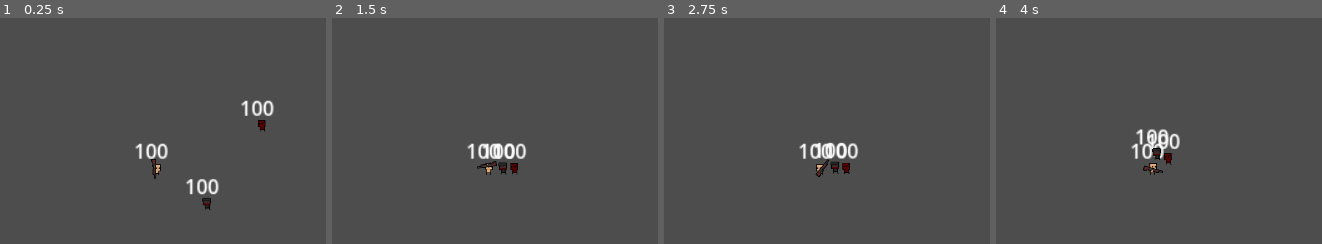
Above: before the commit, frames 1-4 (left to right).
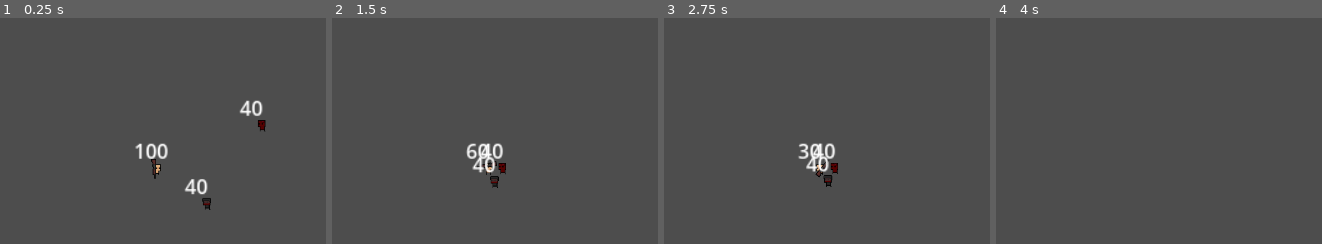
Above: after the commit, the same moments.

Repository: Uhboer/deffusion
Game: Godot game, scene res://scenes/world.tscn
Same seed, same stepped clock (60 frames per second), same inputs: the game is played once before the commit and once after it.
Inputs (mouse positions are in pixels of both pictures, inside the frame that each line leads up to):
- Up to frame 1 (0.25 s): no input
- Up to frame 2 (1.5 s): move the mouse to (outside the picture) at 0.52 s; tap A (A) at 0.6 s; tap D (D) at 0.8, 1.35 s; move the mouse to (outside the picture) at 1.27 s
- Up to frame 3 (2.75 s): tap S (S) at 1.55, 2.1 s; move the mouse to (901, 67) at 2.02 s; tap A (A) at 2.3 s
- Up to frame 4 (4 s): move the mouse to (outside the picture) at 2.77 s; tap A (A) at 2.85 s; tap D (D) at 3.05, 3.6 s; tap Enter at 3.5 s; move the mouse to (outside the picture) at 3.52 s; tap S (S) at 3.8 s

The runs differ from the first frame. In frame 1, 0.7% of the frame differs, in the area x 56-85%, y 36-79%; in frame 2, 1.4%; in frame 3, 1.4%; in frame 4, 1.4%, in the area x 41-57%, y 49-70%.

Commit message:
tweak: now zombie deal damage to player

Diff:
--- a/scenes/Mobs/topZombie/topZombie.tscn
+++ b/scenes/Mobs/topZombie/topZombie.tscn
@@ -92,6 +92,9 @@
 [sub_resource type="CircleShape2D" id="CircleShape2D_7jfou"]
 radius = 146.031
 
+[sub_resource type="RectangleShape2D" id="RectangleShape2D_fux0m"]
+size = Vector2(16, 16)
+
 [node name="topZombie" type="CharacterBody2D"]
 script = ExtResource("1_p6jj8")
 
@@ -116,4 +119,11 @@
 offset_bottom = -2.0
 text = "1488"
 
+[node name="attackZone2" type="Area2D" parent="."]
+
+[node name="CollisionShape2D" type="CollisionShape2D" parent="attackZone2"]
+shape = SubResource("RectangleShape2D_fux0m")
+
 [connection signal="body_entered" from="detectZone" to="." method="_on_detect_zone_body_entered"]
+[connection signal="body_entered" from="attackZone2" to="." method="_on_attack_zone_2_body_entered"]
+[connection signal="body_exited" from="attackZone2" to="." method="_on_attack_zone_2_body_exited"]
--- a/scenes/Mobs/topZombie/top_zombie.gd
+++ b/scenes/Mobs/topZombie/top_zombie.gd
@@ -1,38 +1,53 @@
 extends CharacterBody2D
-
 @onready var anim = $AnimatedSprite2D
+@onready var attack_zone = $attackZone2/CollisionShape2D
 const SPEED = 200.0
+var alive = true
+var health = 40
+var damage = 10
 var chase = false
-var alive = true
-var health = 100.0
+var attack = true
 var armor = 0.2
 
 func _physics_process(delta: float) -> void:
+	if not alive:
+		return
 	var player = $"../../player"
-	var direction = (player.position - self.position).normalized()
-
-	$Label.text = str(int(health))
-
-	if alive == true:
-		if direction.x < 0:
-			anim.flip_h = true
-		else:
-			anim.flip_h = false
-
-		if chase == true:
-			anim.play("Run")
-			velocity = direction * SPEED
-
+	if player:
+		var direction = (player.position - self.position).normalized()
+		$Label.text = str(health)
+		if alive == true:
+			if direction.x < 0:
+				anim.flip_h = true
+			else:
+				anim.flip_h = false
+			if chase == true:
+				anim.play("Run")
+				velocity = direction * SPEED
 	death()
 	move_and_slide()
-
 func death():
 	if health <= 0:
 		#TODO ебануть анимацию
-		# await anim.animation_finish
+		# await anim.animation_finis
+		alive = false
 		queue_free() #затычка
-		alive = false
 
 func _on_detect_zone_body_entered(body: Node2D) -> void:
 	if body.name == "player":
 		chase = true
+
+func _on_attack_zone_2_body_entered(body: Node2D) -> void:
+	if body.name == "player":
+		while is_instance_valid(body) and body.alive:
+			attack = true
+			body.health -= damage
+			attack_zone.disabled = true
+			await get_tree().create_timer(1).timeout
+			attack_zone.disabled = false
+			if attack == false:
+				break
+
+func _on_attack_zone_2_body_exited(body: Node2D) -> void:
+	if body.name == "player":
+		attack = false
--- a/scenes/Mobs/zombie/zombie.gd
+++ b/scenes/Mobs/zombie/zombie.gd
@@ -1,37 +1,53 @@
 extends CharacterBody2D
-
+class_name Zombie
 @onready var anim = $AnimatedSprite2D
+@onready var attack_zone = $attackZone/CollisionShape2D
 const SPEED = 200.0
+var alive = true
+var health = 40
+var damage = 10
 var chase = false
-var alive = true
-var health = 100
+var attack = true
 
 func _physics_process(delta: float) -> void:
+	if not alive:
+		return
 	var player = $"../../player"
-	var direction = (player.position - self.position).normalized()
-
-	$Label.text = str(health)
-
-	if alive == true:
-		if direction.x < 0:
-			anim.flip_h = true
-		else:
-			anim.flip_h = false
-
-		if chase == true:
-			anim.play("Run")
-			velocity = direction * SPEED
-
+	if player:
+		var direction = (player.position - self.position).normalized()
+		$Label.text = str(health)
+		if alive == true:
+			if direction.x < 0:
+				anim.flip_h = true
+			else:
+				anim.flip_h = false
+			if chase == true:
+				anim.play("Run")
+				velocity = direction * SPEED
 	death()
 	move_and_slide()
-
 func death():
 	if health <= 0:
 		#TODO ебануть анимацию
-		# await anim.animation_finish
+		# await anim.animation_finis
+		alive = false
 		queue_free() #затычка
-		alive = false
 
 func _on_detect_zone_body_entered(body: Node2D) -> void:
 	if body.name == "player":
 		chase = true
+
+func _on_attack_zone_body_entered(body: Node2D) -> void:
+	if body.name == "player":
+		while is_instance_valid(body) and body.alive:
+			attack = true
+			body.health -= damage
+			attack_zone.disabled = true
+			await get_tree().create_timer(1).timeout
+			attack_zone.disabled = false
+			if attack == false:
+				break
+
+func _on_attack_zone_body_exited(body: Node2D) -> void:
+	if body.name == "player":
+		attack = false
--- a/scenes/Mobs/zombie/zombie.tscn
+++ b/scenes/Mobs/zombie/zombie.tscn
@@ -1,10 +1,10 @@
-[gd_scene load_steps=16 format=3 uid="uid://by7vcldpp7kdp"]
+[gd_scene load_steps=17 format=3 uid="uid://by7vcldpp7kdp"]
 
 [ext_resource type="Script" path="res://scenes/Mobs/zombie/zombie.gd" id="1_30j87"]
 [ext_resource type="Texture2D" uid="uid://c6g07yca5gwy7" path="res://sprites/Player/Zombie.png" id="2_gd7f3"]
 
-[sub_resource type="RectangleShape2D" id="RectangleShape2D_gvsrv"]
-size = Vector2(7, 10)
+[sub_resource type="CircleShape2D" id="CircleShape2D_um4v8"]
+radius = 5.5
 
 [sub_resource type="AtlasTexture" id="AtlasTexture_fuc16"]
 atlas = ExtResource("2_gd7f3")
@@ -92,12 +92,14 @@
 [sub_resource type="CircleShape2D" id="CircleShape2D_vrawt"]
 radius = 146.031
 
+[sub_resource type="RectangleShape2D" id="RectangleShape2D_4tr8e"]
+size = Vector2(16, 16)
+
 [node name="zombie" type="CharacterBody2D"]
 script = ExtResource("1_30j87")
 
 [node name="CollisionShape2D" type="CollisionShape2D" parent="."]
-position = Vector2(0.5, 0)
-shape = SubResource("RectangleShape2D_gvsrv")
+shape = SubResource("CircleShape2D_um4v8")
 
 [node name="AnimatedSprite2D" type="AnimatedSprite2D" parent="."]
 scale = Vector2(0.5, 0.5)
@@ -109,6 +111,7 @@
 
 [node name="CollisionShape2D" type="CollisionShape2D" parent="detectZone"]
 shape = SubResource("CircleShape2D_vrawt")
+one_way_collision_margin = 0.0
 
 [node name="Label" type="Label" parent="."]
 offset_left = -18.0
@@ -117,4 +120,11 @@
 offset_bottom = -2.0
 text = "1488"
 
+[node name="attackZone" type="Area2D" parent="."]
+
+[node name="CollisionShape2D" type="CollisionShape2D" parent="attackZone"]
+shape = SubResource("RectangleShape2D_4tr8e")
+
 [connection signal="body_entered" from="detectZone" to="." method="_on_detect_zone_body_entered"]
+[connection signal="body_entered" from="attackZone" to="." method="_on_attack_zone_body_entered"]
+[connection signal="body_exited" from="attackZone" to="." method="_on_attack_zone_body_exited"]
Not shown: 1 places in scenes/Mobs/topZombie/topZombie.tscn that only renumber resources
